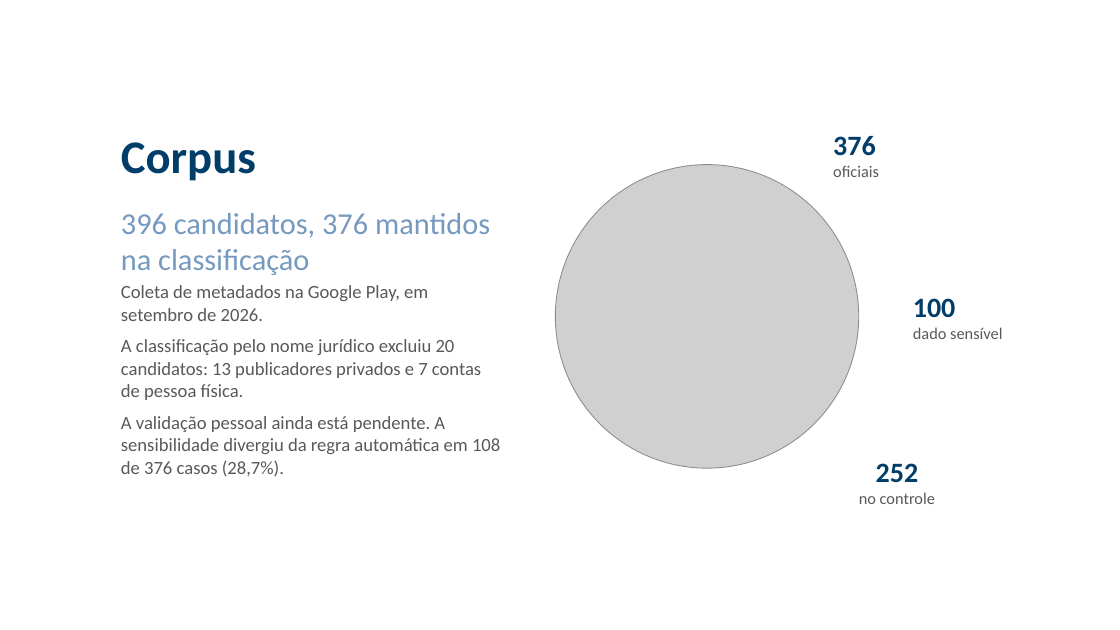
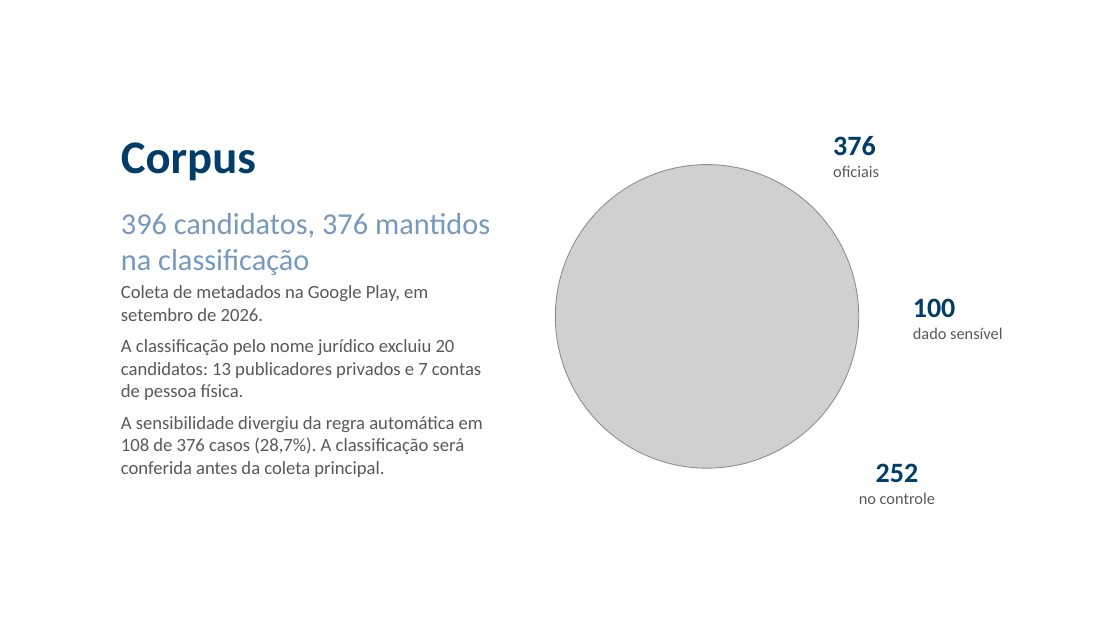
Before and after one commit to ClaudioAMF1/TCC, a slide deck: slide 8 of tcc/apresentacao/simulacao-defesa-rascunho.pptx. Drawn at 1120x630 pixels with LibreOffice and Linux fonts; fonts in the diff are those of the drawing; grey boxes stand for pictures; background and template pictures are left out. Boxes give left, top, right and bottom in pixels: in the first picture for what was removed or moved away, otherwise in the second. Text is boxed around its words. In the diff, an @@ line names an element or a change of style, - is before the commit and + after.

```diff
--- a/tcc/apresentacao/simulacao-defesa-rascunho.pptx
+++ b/tcc/apresentacao/simulacao-defesa-rascunho.pptx
@@ text at <box>121,416,483,477</box>: text changed @@
-A validação pessoal ainda está pendente. A sensibilidade divergiu da regra automática em 108 de 376 casos (28,7%).
+A sensibilidade divergiu da regra automática em 108 de 376 casos (28,7%). A classificação será conferida antes da coleta principal.
```
Also in this commit, not shown: 3 other slides changed, 20 other files.
